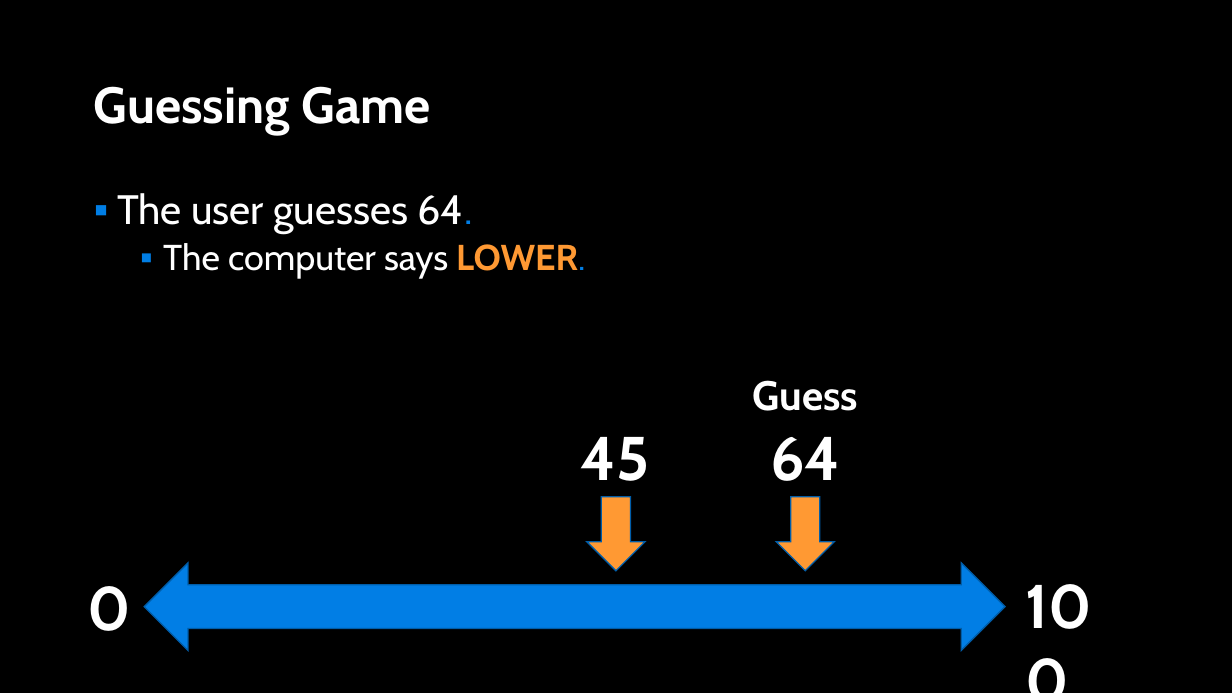
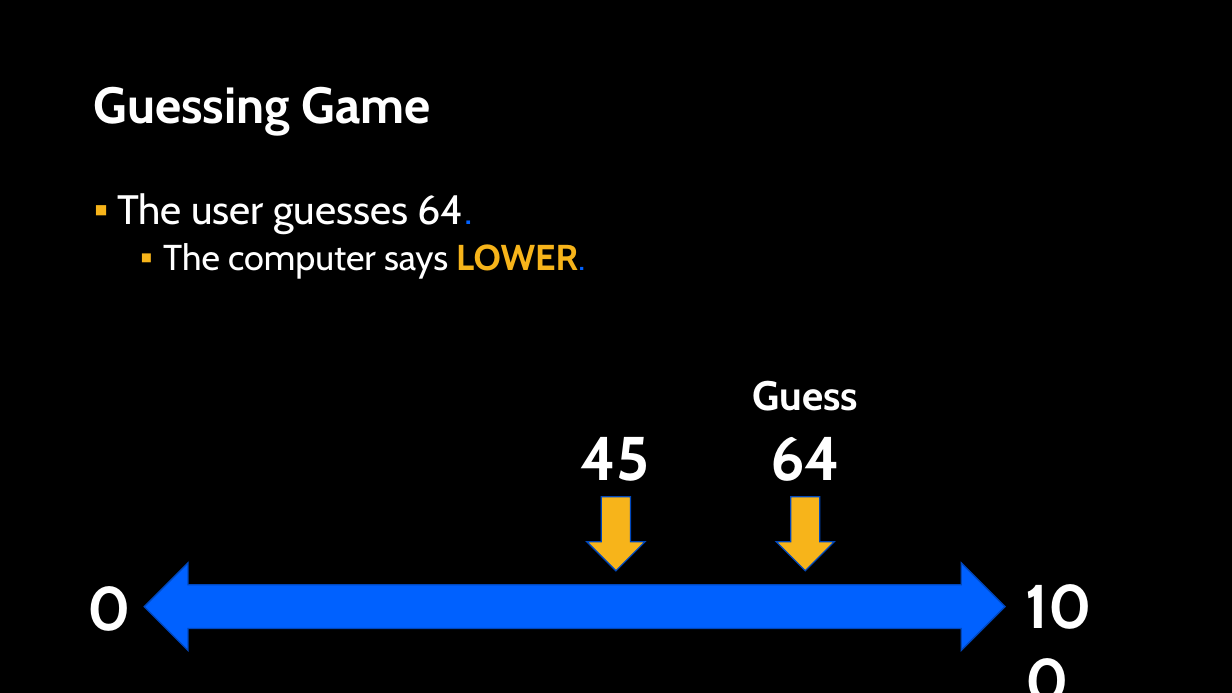
Before and after one commit to APS106/APS106-winter-2024-kinsella-goodfellow, a slide deck: slide 13 of lectures/week4/lecture2/slides/week4_lecture2.pptx. Drawn at 1232x693 pixels with LibreOffice and Linux fonts; fonts in the diff are those of the drawing; background and template pictures are left out. Boxes give left, top, right and bottom in pixels: in the first picture for what was removed or moved away, otherwise in the second. Text is boxed around its words. In the diff, an @@ line names an element or a change of style, - is before the commit and + after.

```diff
--- a/lectures/week4/lecture2/slides/week4_lecture2.pptx
+++ b/lectures/week4/lecture2/slides/week4_lecture2.pptx
@@ text "The user guesses 64." at bbox=[117, 193, 585, 279]: text colour #017EE5 to #0061FF in "64.", "LOWER."; text colour #FF9933 to #F7B41A in "LOWER."; bullet colour #007EE5 to #F7B41A @@
@@ down arrow at bbox=[587, 497, 645, 571]: fill #FF9933 to #F7B41A; outline #015DA9 1 pt to #0048BD 1 pt @@
@@ down arrow at bbox=[776, 497, 835, 571]: fill #FF9933 to #F7B41A; outline #015DA9 1 pt to #0048BD 1 pt @@
@@ left right arrow at bbox=[144, 563, 1006, 651]: fill #017EE5 to #0061FF; outline #015DA9 1 pt to #0048BD 1 pt @@
```
Also in this commit, not shown: 19 other slides changed, 12 other files.
